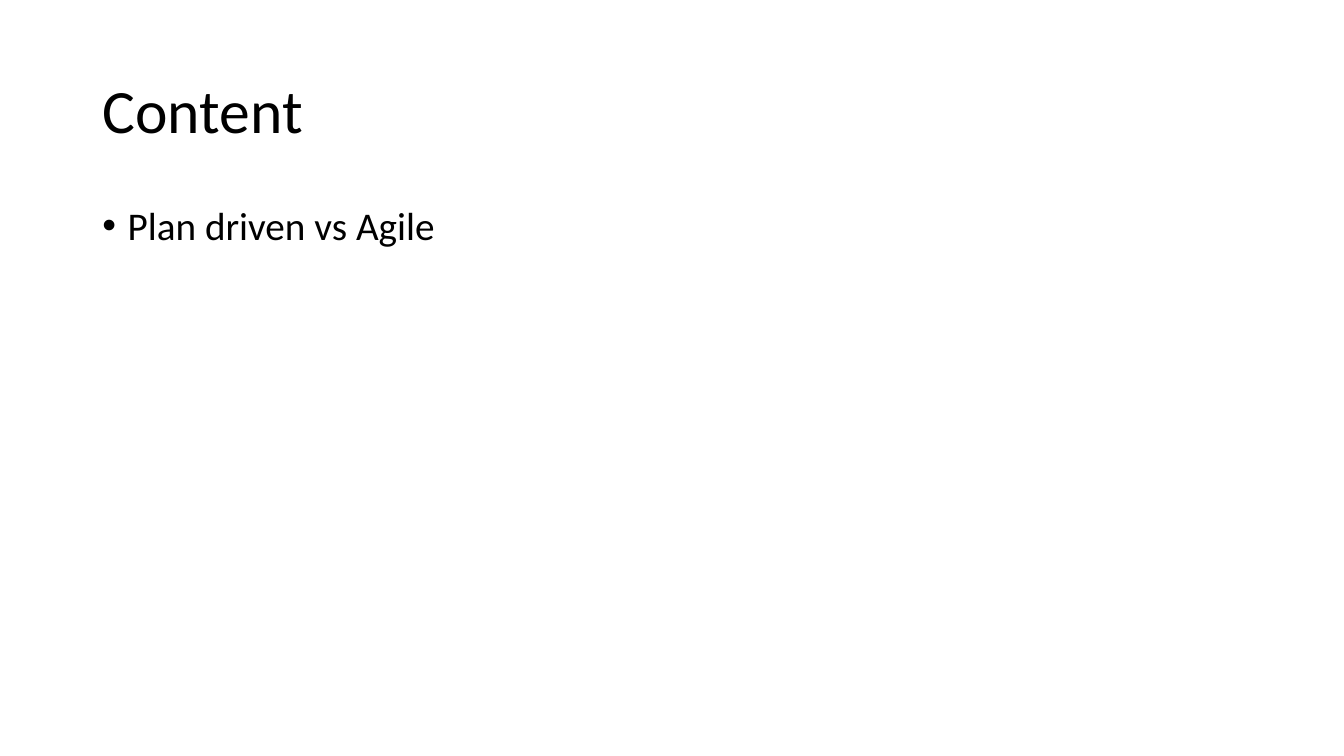
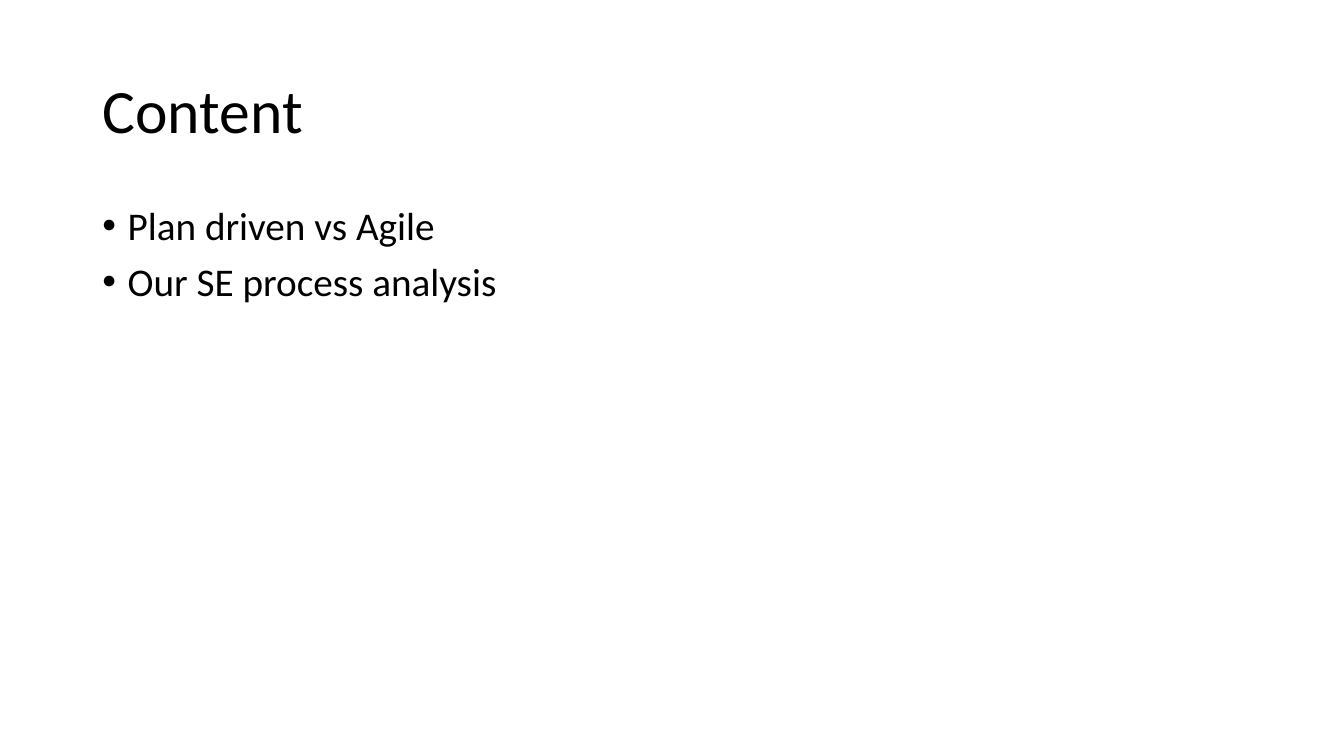
Before and after one commit to tomia1/ch.bfh.btx8081.w2016.red, a slide deck: slide 2 of doc/task2/red_task2.pptx. Drawn at 1344x756 pixels with LibreOffice and Linux fonts; fonts in the diff are those of the drawing. Boxes give left, top, right and bottom in pixels: in the first picture for what was removed or moved away, otherwise in the second. Text is boxed around its words. In the diff, an @@ line names an element or a change of style, - is before the commit and + after.

Commit message:
Done

```diff
--- a/doc/task2/red_task2.pptx
+++ b/doc/task2/red_task2.pptx
@@ text at bbox=[128, 268, 496, 303]: paragraph added @@
+• Our SE process analysis
```
Also in this commit, not shown: 1 slide removed.
